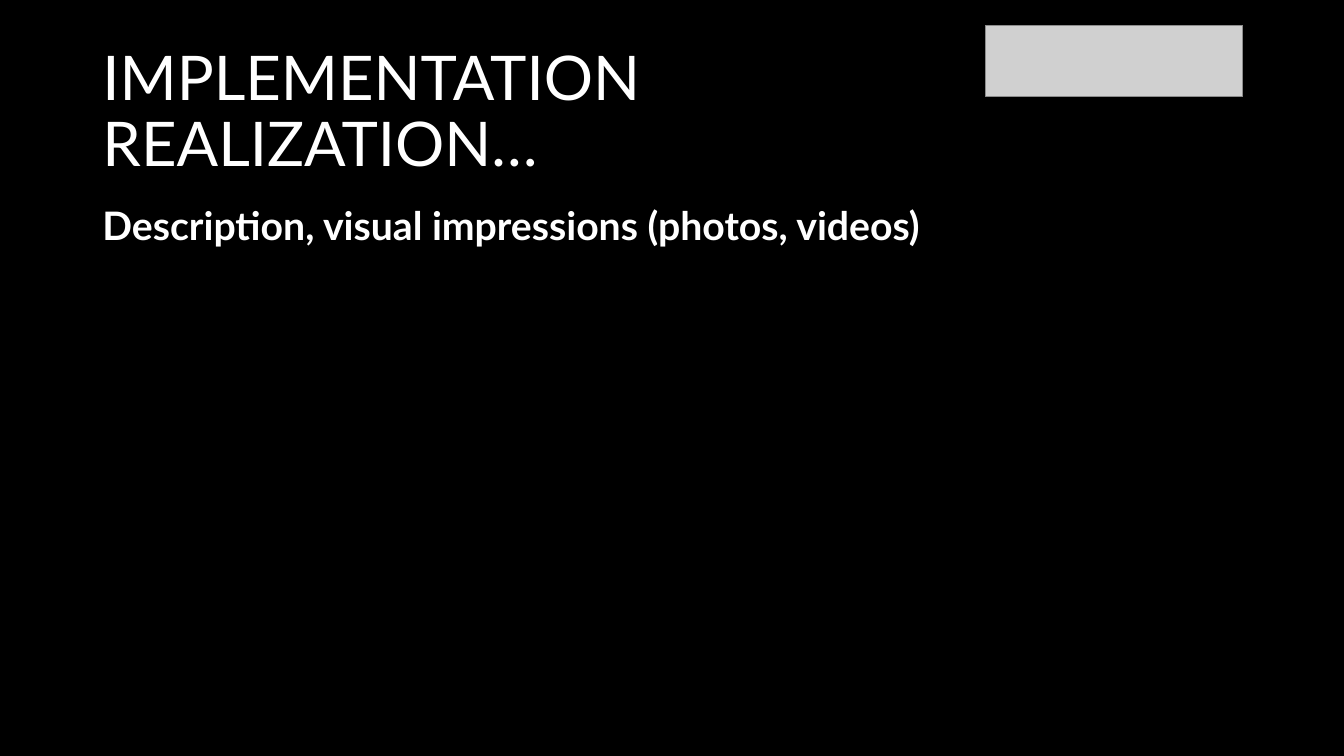
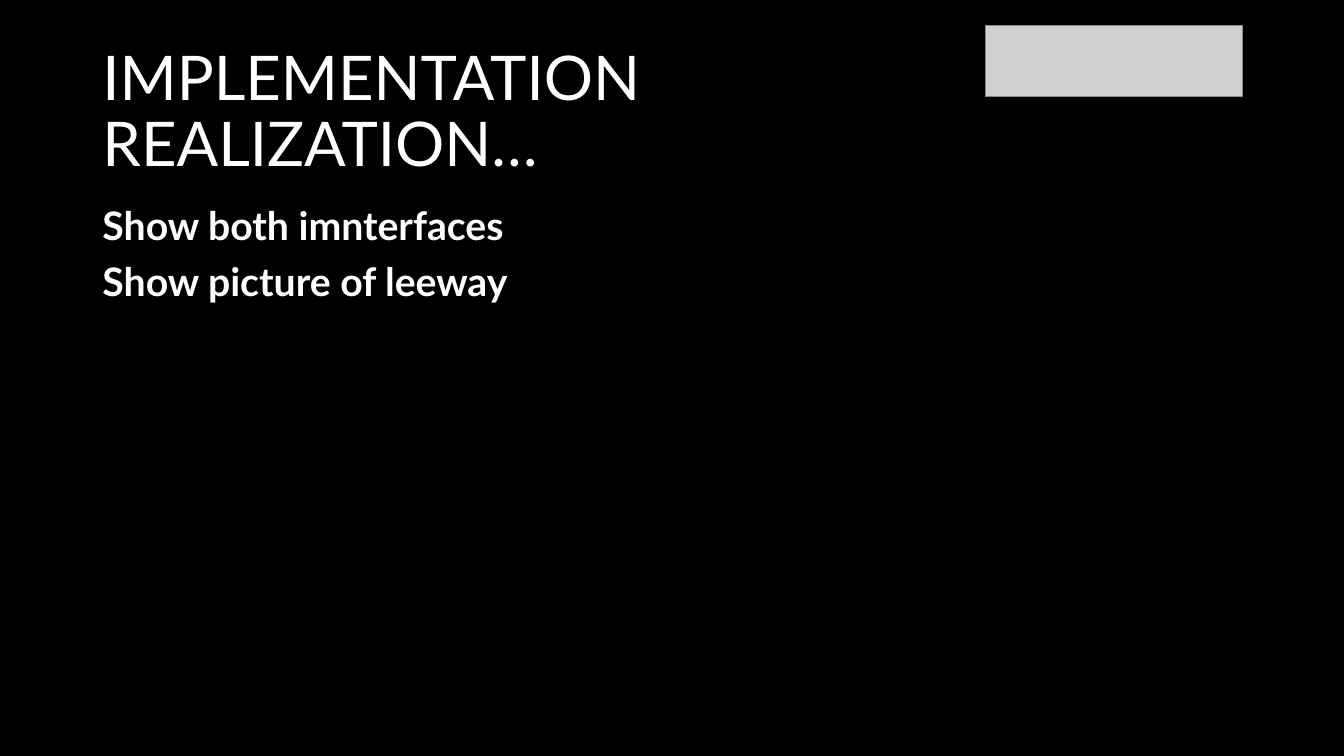
Before and after one commit to michaelgoldendev/unibrowser, a slide deck: slide 5 of presentation/unibrowser-presentation.pptx. Drawn at 1344x756 pixels with LibreOffice and Linux fonts; fonts in the diff are those of the drawing; grey boxes stand for pictures. Boxes give left, top, right and bottom in pixels: in the first picture for what was removed or moved away, otherwise in the second. Text is boxed around its words. In the diff, an @@ line names an element or a change of style, - is before the commit and + after.

```diff
--- a/presentation/unibrowser-presentation.pptx
+++ b/presentation/unibrowser-presentation.pptx
@@ text at <box>102,211,507,303</box>: text changed @@
-Description, visual impressions (photos, videos)
+Show both imnterfaces
+Show picture of leeway
```
Also in this commit, not shown: 2 other slides changed, 10 other files.
